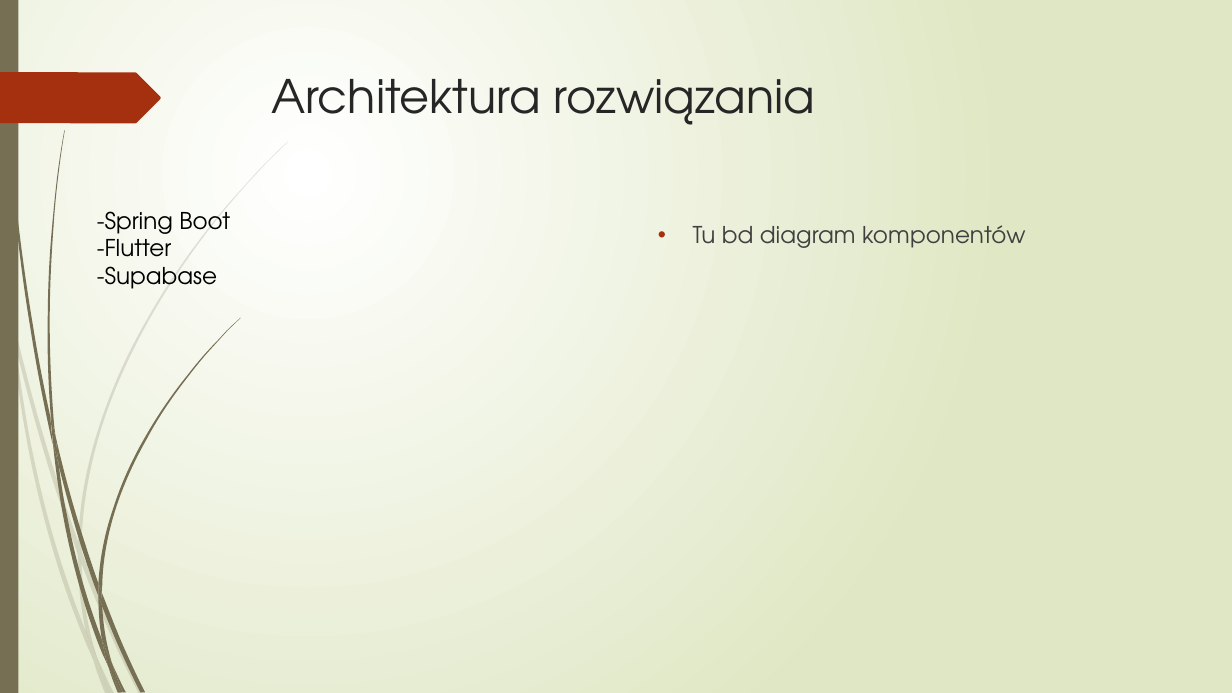
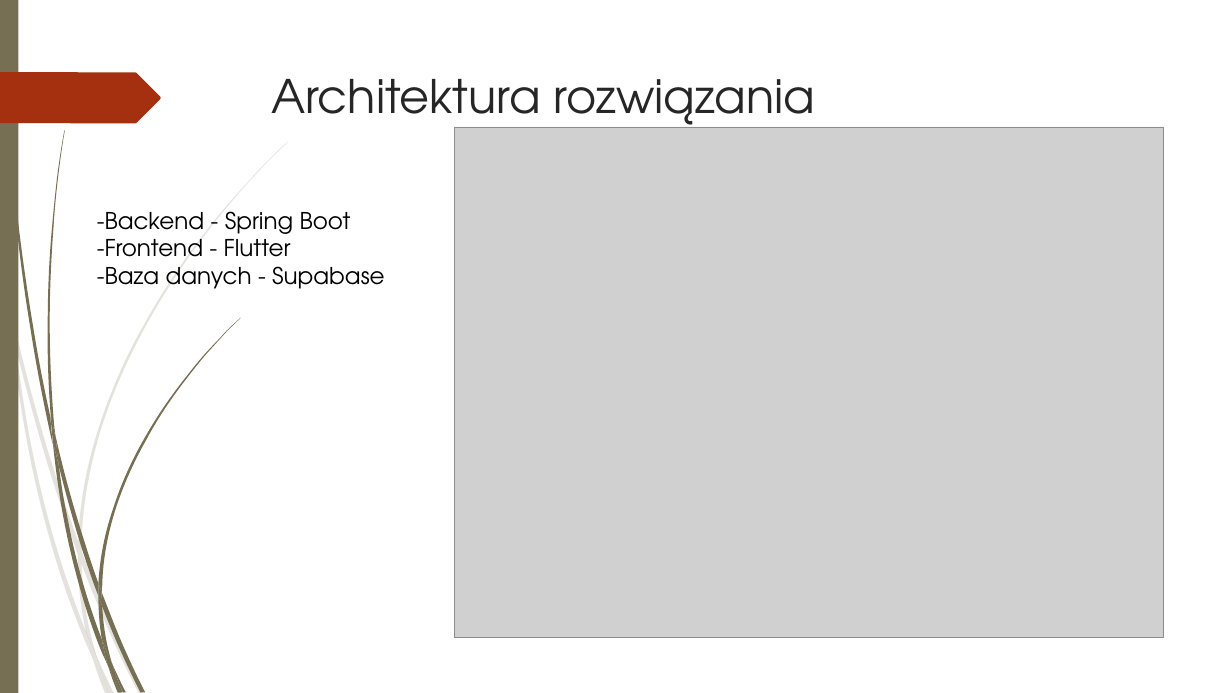
Before and after one commit to 247659/Plantify, a slide deck: slide 13 of Plantify.pptx (slide 16 before the commit). Drawn at 1232x693 pixels with LibreOffice and Linux fonts; fonts in the diff are those of the drawing; grey boxes stand for pictures. Boxes give left, top, right and bottom in pixels: in the first picture for what was removed or moved away, otherwise in the second. Text is boxed around its words. In the diff, an @@ line names an element or a change of style, - is before the commit and + after.

```diff
--- a/Plantify.pptx
+++ b/Plantify.pptx
@@ background gradient #FFFFFF to #DFE8C4 to #FFFFFF @@
@@ picture added at box(454, 127, 1163, 637) @@
@@ text at box(97, 211, 385, 289): text changed @@
--Spring Boot
--Flutter
--Supabase
+-Backend - Spring Boot
+-Frontend - Flutter
+-Baza danych - Supabase
@@ text removed at box(693, 225, 1026, 248) @@
-• Tu bd diagram komponentów
```
Also in this commit, not shown: 17 other slides changed, 4 slides added, 10 slides removed, 10 other files.
